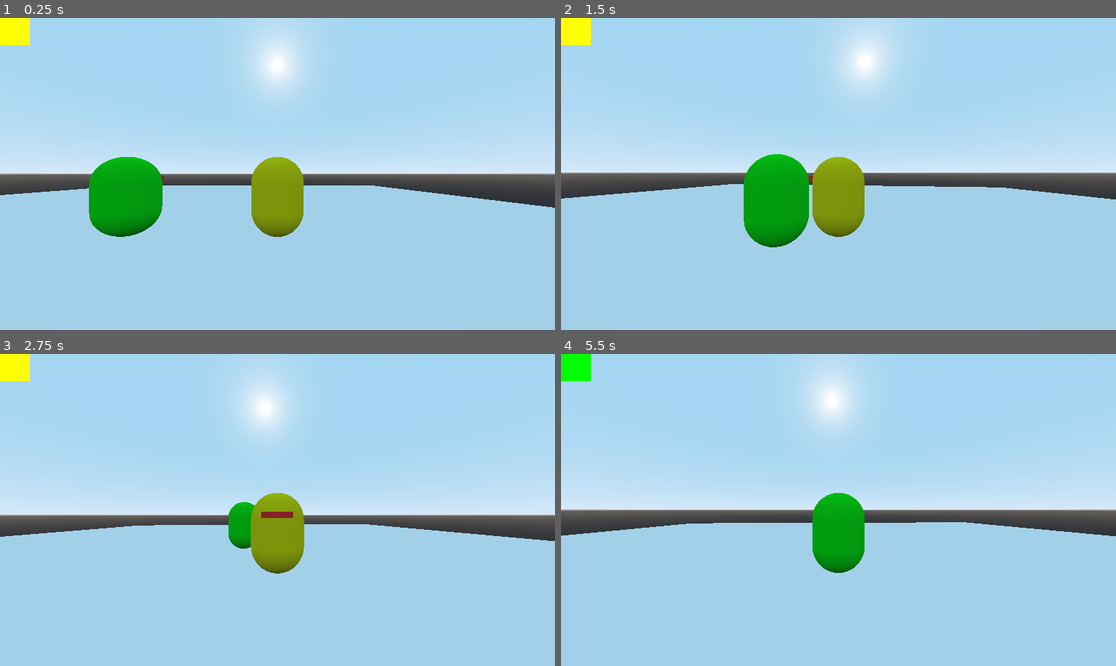
Above: before the commit, frames 1-4 (two rows, left to right).
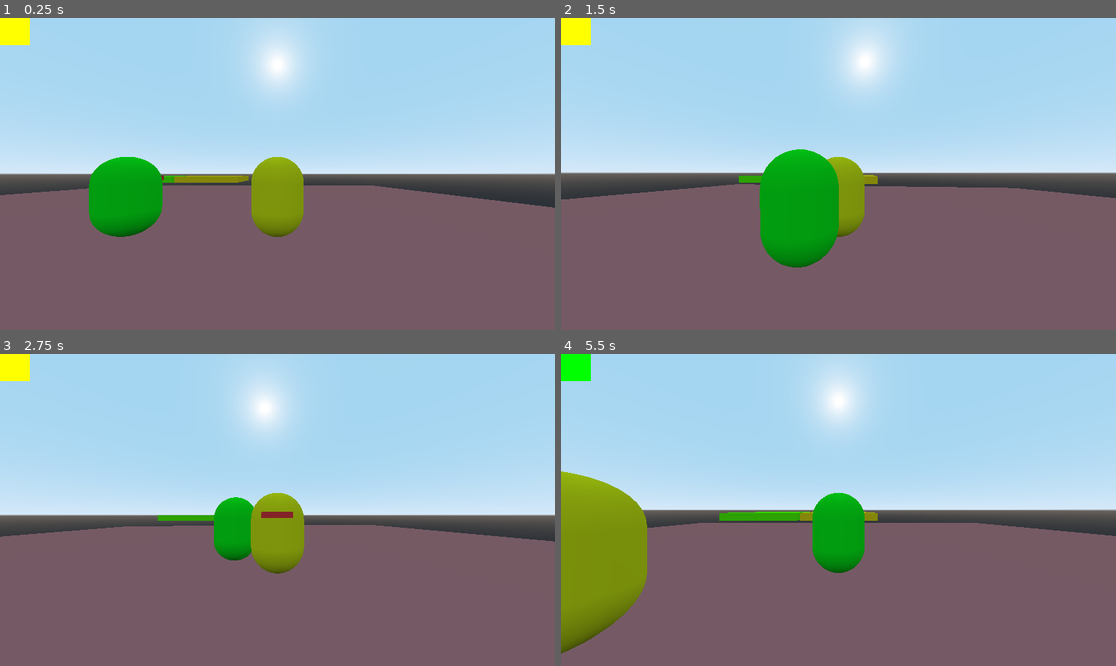
Above: after the commit, the same moments.

Repository: MegaModular/Game-Gam-2022
Game: Godot game, scene res://Main.tscn
The game is run twice, just before and just after one commit, with the same random seed, the same clock (stepped at 60 frames per second) and the same inputs.
Inputs (mouse positions are in pixels of both pictures, inside the frame that each line leads up to):
- Up to frame 1 (0.25 s): no input
- Up to frame 2 (1.5 s): tap Enter at 0.5 s; move the mouse to (866, 174) at 0.52 s; hold A (a) 0.53-1.28 s; tap D (d) at 0.8, 1.35 s; move the mouse to (810, 174) at 1.27 s
- Up to frame 3 (2.75 s): tap S (s) at 1.55 s; move the mouse to (288, 503) at 2.02 s; hold S (s) from 2.03 s (still down); tap W (w) at 2.3 s
- Up to frame 4 (5.5 s): move the mouse to (832, 516) at 2.77 s; release S (s) at 2.78 s; tap W (w) at 2.85 s; tap A (a) at 3.05 s; move the mouse to (877, 513) at 3.52 s; hold A (a) 3.53-4.28 s; tap D (d) at 3.8, 4.35 s; move the mouse to (794, 506) at 4.27 s; tap S (s) at 4.55 s; move the mouse to (844, 510) at 5.02 s; hold W (w) from 5.03 s (still down); tap Q (q) at 5.1 s

The runs differ from the first frame. In frame 1, 42% of the frame differs, in the area x 0-100%, y 50-100%; in frame 2, 44%; in frame 3, 43%; in frame 4, 46%, in the area x 0-100%, y 15-100%.

Commit message:
platforms ! yay:)
sexy cool people (me) add platform yay!

Diff:
--- /dev/null
+++ b/Environment/Obstacles/GreenPlatform.gd
@@ -0,0 +1,27 @@
+extends Spatial
+
+onready var globals = $"/root/Globals"
+
+var color = "green"
+
+var on = false
+
+var material
+
+func _ready():
+	material = $MeshInstance.get_active_material(0)
+
+func _process(_delta):
+	if globals.active_player == color:
+		on = true
+		update_color()
+	elif globals.active_player != color:
+		on = false
+		update_color()
+
+
+func update_color():
+	if on:
+		material.set_albedo(Color(0.329412, 1, 0, 1))
+	if not on:
+		material.set_albedo(Color(0.329412, 1, 0, 0.2))
--- /dev/null
+++ b/Environment/Obstacles/GreenPlatform.tscn
@@ -0,0 +1,27 @@
+[gd_scene load_steps=5 format=2]
+
+[ext_resource path="res://Environment/Obstacles/GreenPlatform.gd" type="Script" id=1]
+
+[sub_resource type="SpatialMaterial" id=4]
+albedo_color = Color( 0.329412, 1, 0, 1 )
+
+[sub_resource type="CubeMesh" id=1]
+material = SubResource( 4 )
+size = Vector3( 5, 0.5, 5 )
+
+[sub_resource type="BoxShape" id=3]
+extents = Vector3( 2.5, 0.25, 2.5 )
+
+[node name="GreenPlatform" type="Spatial"]
+script = ExtResource( 1 )
+
+[node name="MeshInstance" type="MeshInstance" parent="."]
+mesh = SubResource( 1 )
+material/0 = null
+
+[node name="StaticBody" type="StaticBody" parent="."]
+collision_layer = 4
+collision_mask = 4
+
+[node name="CollisionShape" type="CollisionShape" parent="StaticBody"]
+shape = SubResource( 3 )
--- /dev/null
+++ b/Environment/Obstacles/YellowPlatform.gd
@@ -0,0 +1,27 @@
+extends Spatial
+
+onready var globals = $"/root/Globals"
+
+var color = "yellow"
+
+var on = false
+
+var material
+
+func _ready():
+	material = $MeshInstance.get_active_material(0)
+
+func _process(_delta):
+	if globals.active_player == color:
+		on = true
+		update_color()
+	elif globals.active_player != color:
+		on = false
+		update_color()
+
+
+func update_color():
+	if on:
+		material.set_albedo(Color(1, 0.831373, 0.05098, 1))
+	if not on:
+		material.set_albedo(Color(1, 0.831373, 0.05098, 0.2))
--- /dev/null
+++ b/Environment/Obstacles/YellowPlatform.tscn
@@ -0,0 +1,27 @@
+[gd_scene load_steps=5 format=2]
+
+[ext_resource path="res://Environment/Obstacles/YellowPlatform.gd" type="Script" id=1]
+
+[sub_resource type="SpatialMaterial" id=2]
+albedo_color = Color( 1, 0.831373, 0.0509804, 1 )
+
+[sub_resource type="CubeMesh" id=1]
+material = SubResource( 2 )
+size = Vector3( 5, 0.5, 5 )
+
+[sub_resource type="BoxShape" id=3]
+extents = Vector3( 2.5, 0.25, 2.5 )
+
+[node name="YellowPlatform" type="Spatial"]
+script = ExtResource( 1 )
+
+[node name="MeshInstance" type="MeshInstance" parent="."]
+mesh = SubResource( 1 )
+material/0 = null
+
+[node name="StaticBody" type="StaticBody" parent="."]
+collision_layer = 2
+collision_mask = 2
+
+[node name="CollisionShape" type="CollisionShape" parent="StaticBody"]
+shape = SubResource( 3 )
--- a/Main.tscn
+++ b/Main.tscn
@@ -1,9 +1,15 @@
-[gd_scene load_steps=5 format=2]
+[gd_scene load_steps=8 format=2]
 
 [ext_resource path="res://Player/Player1Test.tscn" type="PackedScene" id=1]
 [ext_resource path="res://Player/HUD.tscn" type="PackedScene" id=2]
+[ext_resource path="res://Environment/Obstacles/YellowPlatform.tscn" type="PackedScene" id=3]
+[ext_resource path="res://Environment/Obstacles/GreenPlatform.tscn" type="PackedScene" id=4]
+
+[sub_resource type="SpatialMaterial" id=3]
+albedo_color = Color( 0.713726, 0.423529, 0.423529, 1 )
 
 [sub_resource type="CubeMesh" id=1]
+material = SubResource( 3 )
 size = Vector3( 50, 2, 50 )
 
 [sub_resource type="BoxShape" id=2]
@@ -29,3 +35,9 @@
 
 [node name="Player2" parent="." groups=["green"] instance=ExtResource( 1 )]
 transform = Transform( 1, 0, 0, 0, 1, 0, 0, 0, 1, 0, 1.87304, 0 )
+
+[node name="YellowPlatform" parent="." instance=ExtResource( 3 )]
+transform = Transform( 1, 0, 0, 0, 1, 0, 0, 0, 1, 0, 1.90739, -8.83393 )
+
+[node name="GreenPlatform" parent="YellowPlatform" instance=ExtResource( 4 )]
+transform = Transform( 1, 0, 0, 0, 1, 0, 0, 0, 1, -5.18363, 0, 0 )
--- a/Player/Player1.tscn
+++ b/Player/Player1.tscn
@@ -5,7 +5,8 @@
 
 [sub_resource type="CapsuleShape" id=5]
 
-[sub_resource type="BoxShape" id=6]
+[sub_resource type="CylinderShape" id=6]
+height = 0.2
 
 [node name="Player1" type="KinematicBody"]
 script = ExtResource( 1 )
@@ -20,7 +21,8 @@
 [node name="GroundCheck" type="RayCast" parent="."]
 transform = Transform( 1, 0, 0, 0, 1, 0, 0, 0, 1, 0, -0.539338, 0 )
 enabled = true
+collide_with_areas = true
 
 [node name="CollisionHead" type="CollisionShape" parent="."]
-transform = Transform( 1, 0, 0, 0, -4.37114e-08, -1, 0, 1, -4.37114e-08, 0, 0.496973, 0 )
+transform = Transform( 1, 0, 0, 0, -1, 8.74228e-08, 0, -8.74228e-08, -1, 0, 1.45331, 0 )
 shape = SubResource( 6 )
--- a/Player/Scripts/Player1.gd
+++ b/Player/Scripts/Player1.gd
@@ -14,7 +14,7 @@
 var gravity = 20
 var mouse_sensitivity = 0.1
 
-var jump_force = 10
+var jump_force = 15
 
 #Camera shit dont touch
 var camera_zoom = 1
@@ -41,20 +41,29 @@
 func _ready():
 	if self.get_parent().is_in_group("yellow"):
 		color = "yellow"
+		self.set_collision_layer_bit(1, true)
+		self.set_collision_mask_bit(1, true)
+		$GroundCheck.set_collision_mask_bit(1, true)
+		print(self.get_collision_mask_bit(1))
 	if self.get_parent().is_in_group("green"):
 		color = "green"
+		self.set_collision_layer_bit(2, true)
+		self.set_collision_mask_bit(2, true)
+		$GroundCheck.set_collision_mask_bit(2, true)
+
 	$CameraHolder.scale = Vector3.ONE * camera_zoom
 	Input.set_mouse_mode(Input.MOUSE_MODE_CAPTURED)
 	pass # Replace with function body.
 
-func _process(delta):
-	turn_onoff()
+func _process(_delta):
+	pass
 
 func _input(event):
-	if event is InputEventMouseMotion:
-		rotate_y(deg2rad(-event.relative.x * mouse_sensitivity))
-		head.rotate_x(deg2rad(-event.relative.y * mouse_sensitivity))
-		head.rotation.x = clamp(head.rotation.x, deg2rad(-89), deg2rad(89))
+	if globals.active_player == color:
+		if event is InputEventMouseMotion:
+			rotate_y(deg2rad(-event.relative.x * mouse_sensitivity))
+			head.rotate_x(deg2rad(-event.relative.y * mouse_sensitivity))
+			head.rotation.x = clamp(head.rotation.x, deg2rad(-89), deg2rad(89))
 
 
 func _physics_process(delta):
@@ -93,7 +102,6 @@
 	movement.x = h_velocity.x + gravity_vec.x
 	movement.y = gravity_vec.y
 
-	#if globals.active_player == color:
 	move_and_slide(movement, Vector3.UP)
 
 func _unhandled_input(event):
@@ -115,11 +123,3 @@
 	else:
 		sprinting = false
 		speed = min_speed
-
-
-func turn_onoff():
-	#if globals.active_player == color:
-	#	self.set_physics_process(true)
-	#if globals.active_player != color:
-	#	self.set_physics_process(false)
-	pass
--- a/Player/Scripts/Player1Test.gd
+++ b/Player/Scripts/Player1Test.gd
@@ -5,6 +5,7 @@
 onready var meshInstance = $MeshHolders
 onready var globals = $"/root/Globals"
 
+export var spin_speed = 0.15
 
 var direction
 
@@ -20,14 +21,14 @@
 		$MeshHolders/Yellow.queue_free()
 		print("queue free yellow")
 
-func _process(delta):
+func _process(_delta):
 	turn_camera_onoff()
 	meshInstance.translation = $Player1.translation
 	direction = -$Player1.movement
 	if globals.active_player == color:
 		if Input.is_action_pressed("w") or Input.is_action_pressed("a") or Input.is_action_pressed("s") or Input.is_action_pressed("d"):
 
-			meshInstance.rotation.y = lerp_angle(meshInstance.rotation.y, atan2(direction.x, direction.z), 0.1)
+			meshInstance.rotation.y = lerp_angle(meshInstance.rotation.y, atan2(direction.x, direction.z), spin_speed)
 
 func turn_camera_onoff():
 	if color == globals.active_player:
